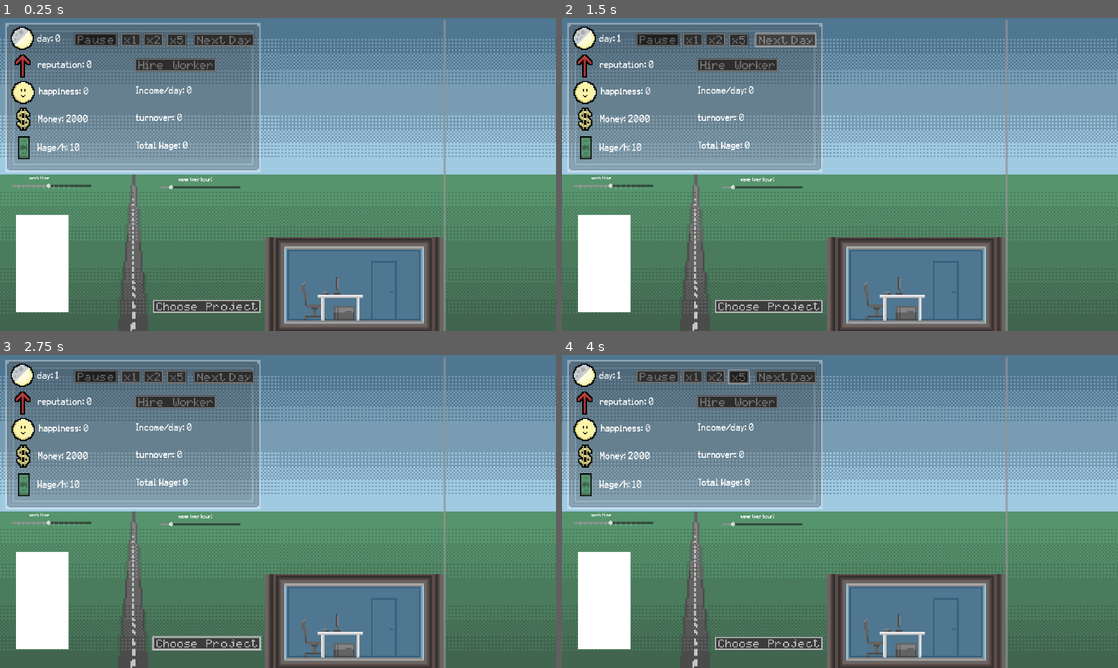
Above: before the commit, frames 1-4 (two rows, left to right).
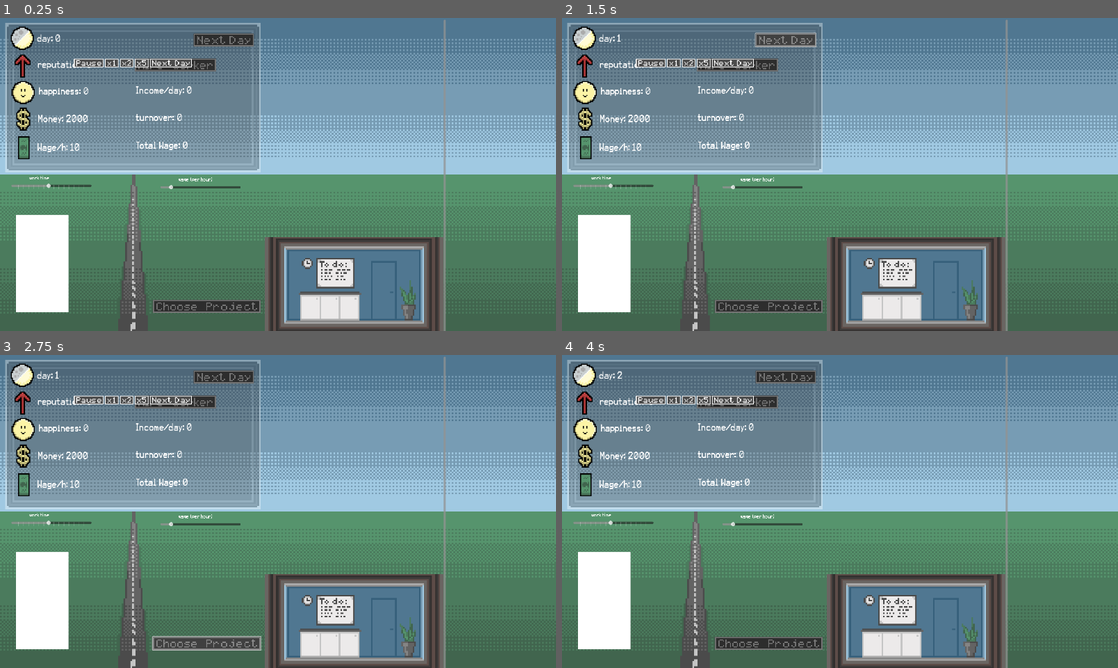
Above: after the commit, the same moments.

Repository: Mag559/GMTK_GameJam2024
Game: Godot game, scene res://UI/in_game_ui.tscn
The game is run twice, just before and just after one commit, with the same random seed, the same clock (stepped at 60 frames per second) and the same inputs. The engine's default icon, where the game draws it, is replaced by a stand-in: a white triangle on a blue panel in a dark square.
Inputs (mouse positions are in pixels of both pictures, inside the frame that each line leads up to; where the layout moved, square brackets give the same spot in the first picture):
- Up to frame 1 (0.25 s): no input
- Up to frame 2 (1.5 s): click (739, 64) at 0.52 s; click (784, 39) at 1.27 s
- Up to frame 3 (2.75 s): click (205, 642) at 2.02 s
- Up to frame 4 (4 s): click (701, 398) [739, 376] at 2.75 s; click (734, 398) at 3.52 s

The runs differ from the first frame. In frame 1, 3.5% of the frame differs, in the area x 13-75%, y 4-97%; in frame 2, 3.5%; in frame 3, 3.5%; in frame 4, 3.6%, in the area x 9-75%, y 4-97%.

Commit message:
20;30;19;another-ui-update;qol-changes

Diff:
--- a/EventCentre.gd
+++ b/EventCentre.gd
@@ -3,4 +3,5 @@
 signal new_hire
 signal paused
 signal manual_pause
+signal manual_unpause
 signal started_again
--- /dev/null
+++ b/HappinessBar.gd
@@ -0,0 +1,20 @@
+extends ColorRect
+
+const POINT0 := 0.8
+const log10 = log(10)
+var gradient : GradientTexture1D = preload("res://happinessbar_gradient.tres")
+@onready var gradient_image := gradient.get_image()
+
+
+func _process(_delta):
+	var happiness := StatManager.get_happiness()
+	var mathy_value : float
+	if happiness < 0:
+		mathy_value = sin(-log(-happiness + 0.03) / log10) * 0.1 + 0.10057
+	if happiness == 0:
+		mathy_value = 1 - POINT0
+	if happiness > 0:
+		mathy_value = sin(log(happiness / 3.0 + 0.03) / log10) * 0.4 + 0.6
+
+	$ColorRect.anchor_top = 1 - mathy_value
+	$ColorRect.color = gradient_image.get_pixel(mathy_value * 256, 0)
--- /dev/null
+++ b/HappinessBar.tscn
@@ -0,0 +1,20 @@
+[gd_scene load_steps=2 format=3 uid="uid://c311yhoe8pxkl"]
+
+[ext_resource type="Script" path="res://HappinessBar.gd" id="1_5yg04"]
+
+[node name="ColorRect" type="ColorRect"]
+anchors_preset = -1
+anchor_right = 0.106
+anchor_bottom = 0.319
+offset_right = -0.52002
+offset_bottom = 0.47998
+script = ExtResource("1_5yg04")
+
+[node name="ColorRect" type="ColorRect" parent="."]
+layout_mode = 1
+anchors_preset = -1
+anchor_top = 0.8
+anchor_right = 1.0
+anchor_bottom = 1.0
+color = Color(1, 1, 0.0823529, 1)
+metadata/_edit_use_anchors_ = true
--- a/ReputationBar.gd
+++ b/ReputationBar.gd
@@ -2,5 +2,9 @@
 
 
 func _process(_delta):
-	$ColorRect.anchor_top = 1 - (StatManager.reputation - StatManager.reputation_required_for_last_project) \
-	 / (StatManager.get_reputation_for_new_project() - StatManager.reputation_required_for_last_project)
+	var bar_fillup := (StatManager.reputation - StatManager.reputation_required_for_last_project) \
+	 	/ (StatManager.get_reputation_for_new_project() - StatManager.reputation_required_for_last_project)
+	if bar_fillup >= 0:
+		$ColorRect.anchor_top = 1 - bar_fillup
+	else:
+		$ColorRect.anchor_top = 1
--- a/UI/Button2.gd
+++ b/UI/Button2.gd
@@ -1,4 +1,4 @@
-extends Button
+extends TextureButton
 
 
 func _on_pressed():
--- a/UI/add_worker.gd
+++ b/UI/add_worker.gd
@@ -1,6 +1,4 @@
-extends Button
-
-
+extends TextureButton
 
 
 func _on_pressed():
--- a/UI/choose_project.gd
+++ b/UI/choose_project.gd
@@ -1,11 +1,14 @@
-extends Button
+extends TextureButton
 
 var project_popup := preload("res://project_popup.tscn")
+var last_popup
 
 func _process(delta):
 	disabled = StatManager.projects_to_choose == 0
 
 
 func _on_pressed():
-	var popup := project_popup.instantiate()
-	get_parent().add_child(popup)
+	if is_instance_valid(last_popup):
+		return
+	last_popup = project_popup.instantiate()
+	get_parent().add_child(last_popup)
--- a/UI/daily_income_amount.gd
+++ b/UI/daily_income_amount.gd
@@ -1,4 +1,4 @@
 extends Label
 
 func _process(delta):
-	text = "Income/day: " + str(StatManager.get_daily_income())
+	text = "Income/day: " + str(round(StatManager.get_daily_income()))
--- a/UI/money_amount.gd
+++ b/UI/money_amount.gd
@@ -1,4 +1,4 @@
 extends Label
 
 func _process(delta):
-	text = "Money: " + str(StatManager.money)
+	text = "Money: " + str(round(StatManager.money))
--- a/UI/turnover_amount.gd
+++ b/UI/turnover_amount.gd
@@ -2,4 +2,4 @@
 
 
 func _process(delta):
-	text = "turnover: " + str(StatManager.turnover)
+	text = "turnover: " + str(round(StatManager.turnover))
--- a/UI/work_time_amount.gd
+++ b/UI/work_time_amount.gd
@@ -2,4 +2,4 @@
 
 
 func _process(delta):
-	text = "working this many hours: " + str(StatManager.work_time)
+	text = "work time: " + str(StatManager.work_time)
--- /dev/null
+++ b/happinessbar_gradient.tres
@@ -0,0 +1,7 @@
+[gd_resource type="GradientTexture1D" load_steps=2 format=3 uid="uid://dks77415gthb"]
+
+[sub_resource type="Gradient" id="Gradient_3riiq"]
+colors = PackedColorArray(1, 0.0745098, 0.0627451, 1, 0.113725, 1, 0.145098, 1)
+
+[resource]
+gradient = SubResource("Gradient_3riiq")
--- a/office_building.tscn
+++ b/office_building.tscn
@@ -1,7 +1,7 @@
 [gd_scene load_steps=3 format=3 uid="uid://bu1l4mqnm47v8"]
 
 [ext_resource type="Script" path="res://work_space_holder.gd" id="1_bjqsy"]
-[ext_resource type="Texture2D" uid="uid://6pcblgamjkaj" path="res://room_v1.png" id="2_4mn6y"]
+[ext_resource type="Texture2D" uid="uid://cte7ww2llig01" path="res://textures/room_v2.png" id="2_apu2a"]
 
 [node name="ScrollContainer" type="ScrollContainer"]
 anchors_preset = -1
@@ -27,6 +27,6 @@
 
 [node name="TextureRect" type="TextureRect" parent="HBoxContainer/VBoxContainer"]
 layout_mode = 2
-texture = ExtResource("2_4mn6y")
+texture = ExtResource("2_apu2a")
 expand_mode = 5
 stretch_mode = 5
--- a/project.godot
+++ b/project.godot
@@ -26,6 +26,7 @@
 window/size/viewport_height=1080
 window/size/mode=3
 window/stretch/mode="viewport"
+window/stretch/aspect="expand"
 
 [gui]
 
--- a/project_popup.gd
+++ b/project_popup.gd
@@ -33,12 +33,12 @@
 
 
 	EventCentre.manual_pause.emit()
-	EventCentre.started_again.connect(queue_free)
+	EventCentre.started_again.connect(go_away)
 
 
 
 func _on_button_pressed():
-	queue_free()
+	go_away()
 
 
 func choose_project(project_index):
@@ -51,14 +51,19 @@
 		1:
 			StatManager.effective_work_time_mult *= 0.85
 			StatManager.happiness_mult *= 1.4
+		2:
+			StatManager.happiness_add_on += 1.0
 		3:
-			StatManager.happiness_add_on += 1.0
+			StatManager.income_exponent += 0.4
 		4:
-			StatManager.income_exponent += 0.4
+			StatManager.happiness_mult *= 1.2
 		5:
-			StatManager.happiness_mult *= 1.2
-		6:
 			StatManager.effective_work_time_mult *= 0.9
 			StatManager.happiness_add_on += 2.0
 
+	go_away()
+
+
+func go_away() -> void:
+	EventCentre.manual_unpause.emit()
 	queue_free()
--- a/time_controls.gd
+++ b/time_controls.gd
@@ -3,10 +3,12 @@
 
 var day_progress := 0.0
 var passing_rate := 0.0
+var last_rate := 0.0
 
 
 func _ready():
 	EventCentre.manual_pause.connect(manual_pause)
+	EventCentre.manual_unpause.connect(manual_unpause)
 
 
 func _process(delta):
@@ -21,7 +23,19 @@
 
 
 func manual_pause() -> void:
+	last_rate = passing_rate
 	$Button.button_pressed = true
+
+
+
+func manual_unpause() -> void:
+	match last_rate:
+		1.0:
+			$Button2.button_pressed = true
+		2.0:
+			$Button3.button_pressed = true
+		5.0:
+			$Button4.button_pressed = true
 
 
 func pause(on):
@@ -35,7 +49,7 @@
 
 
 func run(toggled_on, new_rate : float):
-	var activated_button : Button
+	var activated_button : TextureButton
 	match new_rate:
 		1.0:
 			activated_button = $Button2
--- a/time_controls.tscn
+++ b/time_controls.tscn
@@ -1,91 +1,68 @@
-[gd_scene load_steps=6 format=3 uid="uid://bs3i0eil1be4q"]
+[gd_scene load_steps=8 format=3 uid="uid://bs3i0eil1be4q"]
 
 [ext_resource type="Script" path="res://time_controls.gd" id="1_vimg6"]
 [ext_resource type="Texture2D" uid="uid://bovt22imtyrs4" path="res://textures/timepause_v1.png" id="2_uccdy"]
 [ext_resource type="Texture2D" uid="uid://1erkvm41e81i" path="res://textures/timex1_v1.png" id="3_p5le7"]
 [ext_resource type="Texture2D" uid="uid://5lva7em2uy3x" path="res://textures/timex2_v1.png" id="4_qs61p"]
 [ext_resource type="Texture2D" uid="uid://b20fjasdsjlxc" path="res://textures/timex5_v1.png" id="5_h30am"]
+[ext_resource type="Texture2D" uid="uid://dea0g7ettdyk0" path="res://textures/nextday_v1.png" id="6_wwyy2"]
+[ext_resource type="Script" path="res://UI/Button2.gd" id="7_54ybd"]
 
-[node name="Control" type="Control"]
-layout_mode = 3
-anchor_right = 0.2125
-anchor_bottom = 0.191667
+[node name="TimeControls" type="HBoxContainer"]
+anchors_preset = -1
+anchor_right = 0.283333
+anchor_bottom = 0.037963
 grow_horizontal = 2
 grow_vertical = 2
+size_flags_horizontal = 4
 script = ExtResource("1_vimg6")
 metadata/_edit_use_anchors_ = true
-metadata/_edit_lock_ = true
 
-[node name="Button" type="Button" parent="."]
-layout_mode = 1
-anchors_preset = -1
-anchor_right = 0.367392
-anchor_bottom = 0.222323
-offset_right = 0.103989
-offset_bottom = -0.0209999
+[node name="Button" type="TextureButton" parent="."]
+layout_mode = 2
+size_flags_horizontal = 3
+size_flags_stretch_ratio = 2.18
 toggle_mode = true
 button_pressed = true
+texture_normal = ExtResource("2_uccdy")
+stretch_mode = 5
 metadata/_edit_use_anchors_ = true
 
-[node name="pause" type="Sprite2D" parent="Button"]
-show_behind_parent = true
-position = Vector2(75, 23)
-scale = Vector2(4, 4)
-texture = ExtResource("2_uccdy")
-
-[node name="Button2" type="Button" parent="."]
-layout_mode = 1
-anchors_preset = -1
-anchor_left = 0.394608
-anchor_right = 0.566574
-anchor_bottom = 0.222318
-offset_right = -0.162018
-offset_bottom = -0.0200043
+[node name="Button2" type="TextureButton" parent="."]
+layout_mode = 2
+size_flags_horizontal = 3
 toggle_mode = true
+texture_normal = ExtResource("3_p5le7")
+stretch_mode = 5
 metadata/_edit_use_anchors_ = true
 
-[node name="x1" type="Sprite2D" parent="Button2"]
-show_behind_parent = true
-position = Vector2(35, 23)
-scale = Vector2(4, 4)
-texture = ExtResource("3_p5le7")
-
-[node name="Button3" type="Button" parent="."]
-layout_mode = 1
-anchors_preset = -1
-anchor_left = 0.588235
-anchor_right = 0.760201
-anchor_bottom = 0.222318
-offset_right = -0.162018
-offset_bottom = -0.0200005
+[node name="Button3" type="TextureButton" parent="."]
+layout_mode = 2
+size_flags_horizontal = 3
 toggle_mode = true
+texture_normal = ExtResource("4_qs61p")
+stretch_mode = 5
 metadata/_edit_use_anchors_ = true
 
-[node name="x2" type="Sprite2D" parent="Button3"]
-show_behind_parent = true
-position = Vector2(35, 23)
-scale = Vector2(4, 4)
-texture = ExtResource("4_qs61p")
-
-[node name="Button4" type="Button" parent="."]
-layout_mode = 1
-anchors_preset = -1
-anchor_left = 0.784314
-anchor_top = 0.00483091
-anchor_right = 0.956279
-anchor_bottom = 0.227149
-offset_right = -0.162018
-offset_bottom = -0.0200005
+[node name="Button4" type="TextureButton" parent="."]
+layout_mode = 2
+size_flags_horizontal = 3
 toggle_mode = true
+texture_normal = ExtResource("5_h30am")
+stretch_mode = 5
 metadata/_edit_use_anchors_ = true
 
-[node name="x5" type="Sprite2D" parent="Button4"]
-show_behind_parent = true
-position = Vector2(35, 23)
-scale = Vector2(4, 4)
-texture = ExtResource("5_h30am")
+[node name="Button5" type="TextureButton" parent="."]
+layout_mode = 2
+size_flags_horizontal = 3
+size_flags_stretch_ratio = 3.06
+texture_normal = ExtResource("6_wwyy2")
+stretch_mode = 5
+script = ExtResource("7_54ybd")
+metadata/_edit_use_anchors_ = true
 
 [connection signal="toggled" from="Button" to="." method="pause"]
 [connection signal="toggled" from="Button2" to="." method="run" binds= [1.0]]
 [connection signal="toggled" from="Button3" to="." method="run" binds= [2.0]]
 [connection signal="toggled" from="Button4" to="." method="run" binds= [5.0]]
+[connection signal="pressed" from="Button5" to="Button5" method="_on_pressed"]
Binary file added: textures/room_v2.png
Not shown, added: textures/room_v2.png.import
